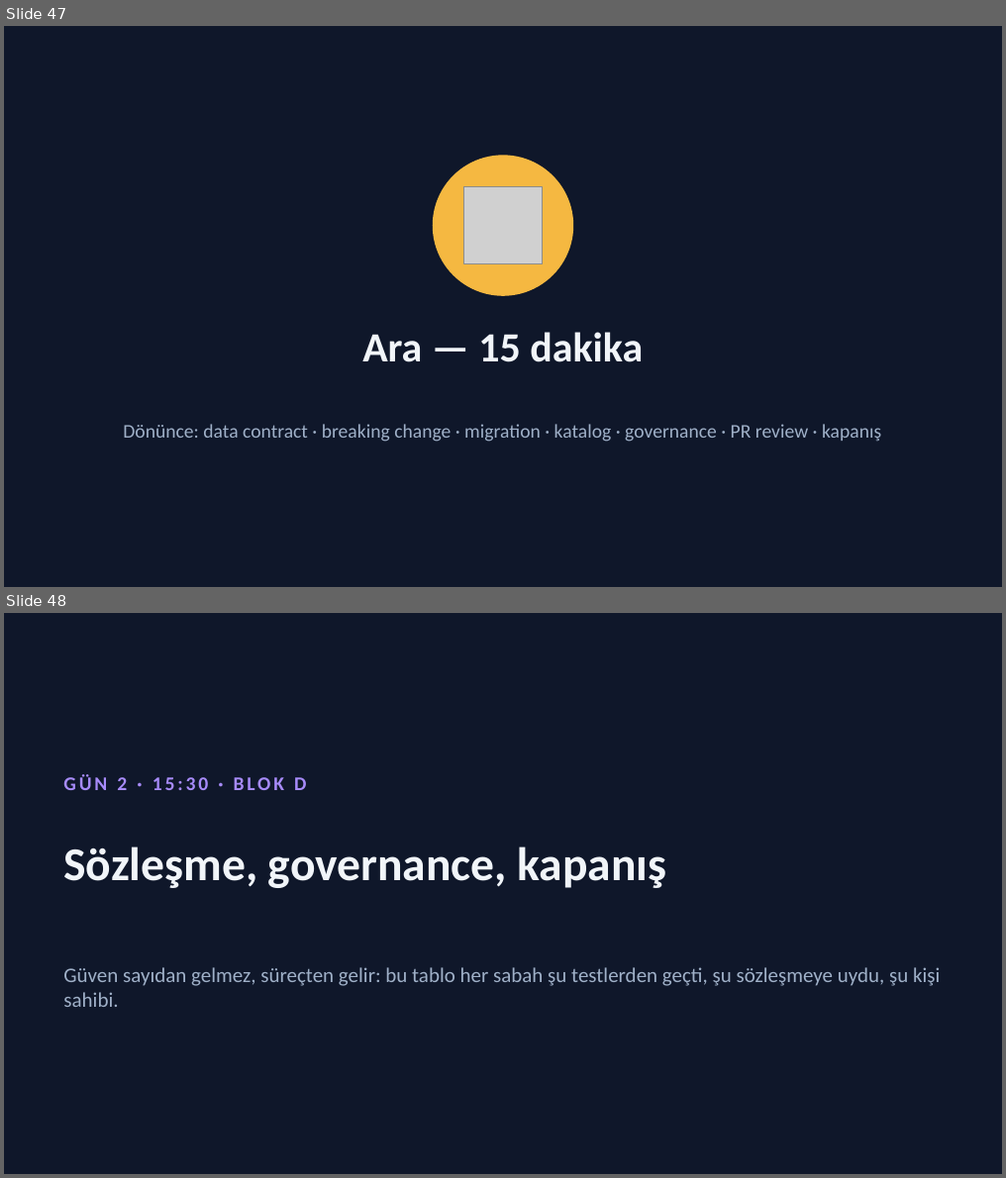
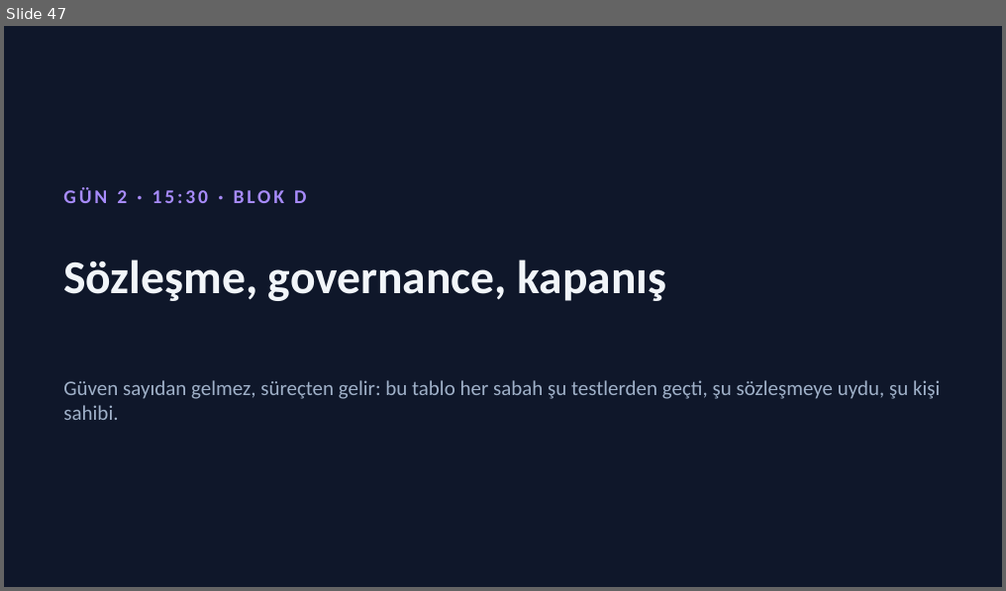
Before and after one commit to halitkalayci/turkcell-veri, a slide deck: gun2.pptx. Shown one above the other, each under a label of ours: slides 47 and 48 before the commit, slide 47 after it. The pictures are 1006x1178 and 1006x591 pixels, drawn with LibreOffice and Linux fonts; fonts in the diff are those of the drawing; grey boxes stand for pictures. Boxes give left, top, right and bottom in pixels: in the first picture for what was removed or moved away, otherwise in the second. Text is boxed around its words. In the diff, an @@ line names an element or a change of style, - is before the commit and + after.

Commit message:
update excel

```diff
--- a/gun2.pptx
+++ b/gun2.pptx
@@ slide 47 removed at [4, 26, 1002, 587], background #0F172A @@
@@ ellipse removed at [433, 156, 573, 295] @@
@@ picture removed at [464, 186, 542, 265] @@
@@ text removed at [362, 332, 643, 363] @@
-Ara — 15 dakika
@@ text removed at [123, 424, 881, 442] @@
-Dönünce: data contract · breaking change · migration · katalog · governance · PR review · kapanış
@@ what was slide 48 is now slide 47 @@
```
